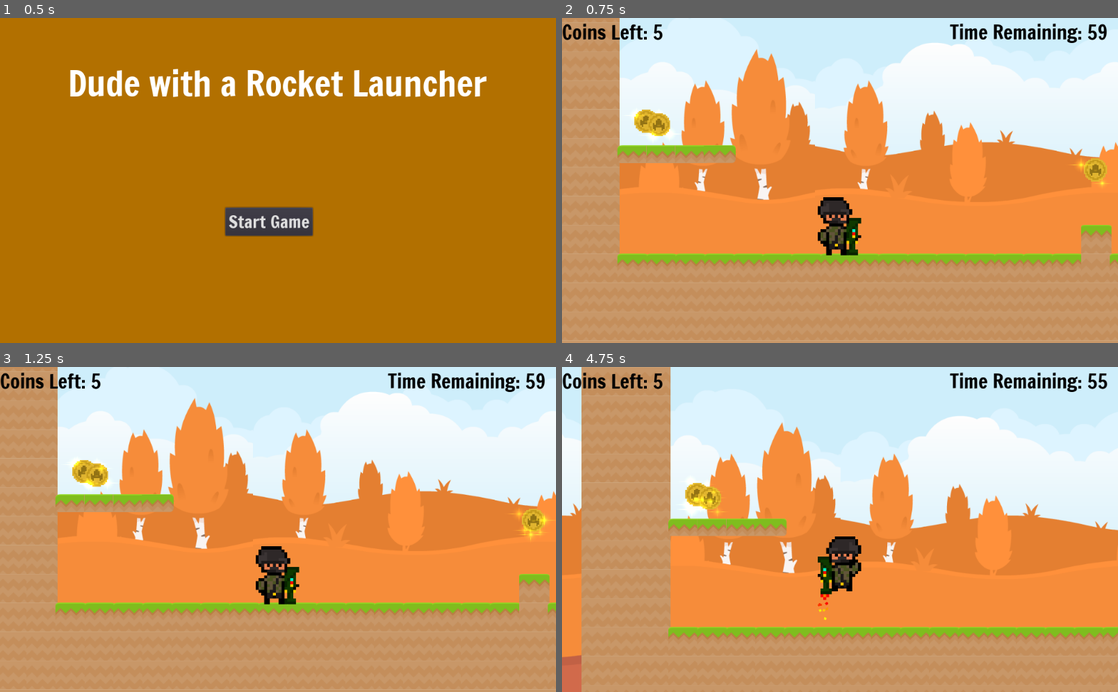
Above: before the commit, frames 1-4 (two rows, left to right).
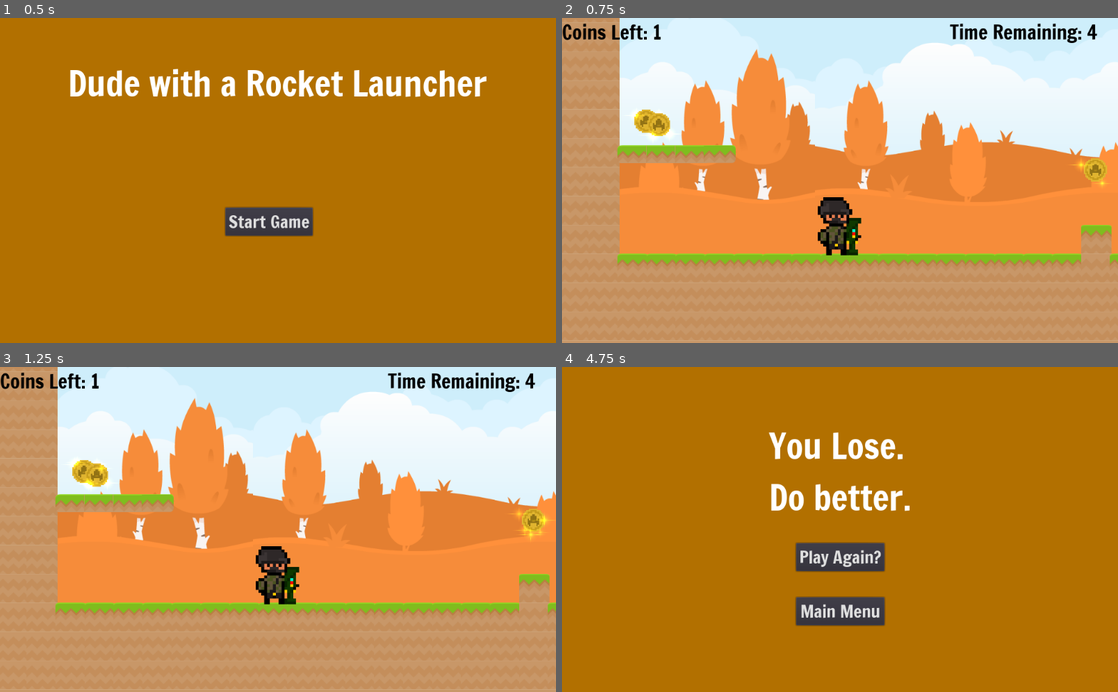
Above: after the commit, the same moments.

Repository: bsu-cs315/P2-ncbarber
Game: Godot game, scene res://src/Title.tscn
The game is run twice, just before and just after one commit, with the same random seed, the same clock (stepped at 60 frames per second) and the same inputs.
Inputs:
- Up to frame 1 (0.5 s): no input
- Up to frame 2 (0.75 s): click "Start Game" at 0.5 s
- Up to frame 3 (1.25 s): no input
- Up to frame 4 (4.75 s): hold Space (rocket_launch) 1.28-2.03 s; hold D (right) 1.28-2.78 s; tap W (jump) at 1.52, 2.27, 3.77, 4.52 s; tap Space (rocket_launch) at 2.1, 3.6 s; hold Space (rocket_launch) 2.78-3.53 s; hold Left (left) from 2.78 s (still down); hold Space (rocket_launch) from 4.28 s (still down)

Frame 1 is identical in both runs. In frame 2, 0.2% of the frame differs, in the area x 16-98%, y 1-7%; in frame 3, 0.2%; in frame 4, 100%, in the area x 0-100%, y 0-100%.

Commit message:
Game Over Screens Added

Diff:
--- /dev/null
+++ b/project/src/GameOver.gd
@@ -0,0 +1,9 @@
+extends Control
+
+
+func _on_StartGame_pressed():
+	var _ignored := get_tree().change_scene("res://src/Level.tscn")
+
+
+func _on_MainMenu_pressed():
+	var _ignored := get_tree().change_scene("res://src/Title.tscn")
--- /dev/null
+++ b/project/src/GameOver.tscn
@@ -0,0 +1,100 @@
+[gd_scene load_steps=6 format=2]
+
+[ext_resource path="res://assets/fonts/FrancoisOne-Regular.ttf" type="DynamicFontData" id=1]
+[ext_resource path="res://src/GameOver.gd" type="Script" id=2]
+
+[sub_resource type="DynamicFont" id=1]
+size = 32
+font_data = ExtResource( 1 )
+
+[sub_resource type="GDScript" id=3]
+script/source = "extends Button
+
+
+# Declare member variables here. Examples:
+# var a = 2
+# var b = \"text\"
+
+
+# Called when the node enters the scene tree for the first time.
+func _ready():
+	pass # Replace with function body.
+
+
+# Called every frame. 'delta' is the elapsed time since the previous frame.
+#func _process(delta):
+#	pass
+"
+
+[sub_resource type="DynamicFont" id=2]
+size = 64
+font_data = ExtResource( 1 )
+
+[node name="GameOver" type="Control"]
+anchor_right = 1.0
+anchor_bottom = 1.0
+script = ExtResource( 2 )
+__meta__ = {
+"_edit_use_anchors_": false
+}
+
+[node name="Background" type="ColorRect" parent="."]
+anchor_left = -0.0078125
+anchor_top = -0.015
+anchor_right = 1.01367
+anchor_bottom = 1.035
+color = Color( 0.701961, 0.443137, 0, 1 )
+__meta__ = {
+"_edit_use_anchors_": true
+}
+
+[node name="StartGame" type="Button" parent="."]
+anchor_left = 0.5
+anchor_top = 0.5
+anchor_right = 0.5
+anchor_bottom = 0.5
+margin_left = -81.5
+margin_top = 25.0
+margin_right = 81.5
+margin_bottom = 77.0
+custom_fonts/font = SubResource( 1 )
+text = "Play Again?"
+script = SubResource( 3 )
+__meta__ = {
+"_edit_use_anchors_": false
+}
+
+[node name="MainMenu" type="Button" parent="."]
+anchor_left = 0.5
+anchor_top = 0.5
+anchor_right = 0.5
+anchor_bottom = 0.5
+margin_left = -81.5
+margin_top = 125.0
+margin_right = 81.5
+margin_bottom = 177.0
+custom_fonts/font = SubResource( 1 )
+text = "Main Menu"
+script = SubResource( 3 )
+__meta__ = {
+"_edit_use_anchors_": false
+}
+
+[node name="GameOverLabel" type="Label" parent="."]
+anchor_left = 0.5
+anchor_top = 0.5
+anchor_right = 0.5
+anchor_bottom = 0.5
+margin_left = -131.0
+margin_top = -200.0
+margin_right = 131.0
+margin_bottom = -13.0
+custom_fonts/font = SubResource( 2 )
+text = "You Lose.
+Do better."
+__meta__ = {
+"_edit_use_anchors_": false
+}
+
+[connection signal="pressed" from="StartGame" to="." method="_on_StartGame_pressed"]
+[connection signal="pressed" from="MainMenu" to="." method="_on_MainMenu_pressed"]
--- a/project/src/HUD.tscn
+++ b/project/src/HUD.tscn
@@ -35,6 +35,6 @@
 }
 
 [node name="Timer" type="Timer" parent="."]
-wait_time = 60.0
+wait_time = 5.0
 one_shot = true
 autostart = true
--- a/project/src/Level.gd
+++ b/project/src/Level.gd
@@ -1,7 +1,8 @@
 extends Node2D
 
+
 var character : KinematicBody2D
-var score := 5
+var score := 1
 var timer := 0
 var running := true
 
@@ -40,11 +41,12 @@
 	$HUD/TimeRemaining.text = "Time Remaining: %d" % timer
 
 	if score == 0:
-		# Run Game Over Screen
-		score = 0
-	if timer == 0:
-		# Run You lose
-		timer = 0
+		# Run Game Over Screen With Win
+		var _game_over := get_tree().change_scene("res://src/Winner.tscn")
+
+	elif timer == 0:
+		var _game_over := get_tree().change_scene("res://src/GameOver.tscn")
+
 	if Input.is_action_pressed("restart"):
 		restart_level()
 
@@ -66,7 +68,6 @@
 	if body == character:
 		coin.queue_free()
 		score -= 1
-		#print("Score: ", score)
 
 
 func restart_level():
--- a/project/src/Level.tscn
+++ b/project/src/Level.tscn
@@ -1,11 +1,10 @@
-[gd_scene load_steps=17 format=2]
+[gd_scene load_steps=16 format=2]
 
 [ext_resource path="res://assets/Sprites/backgroundColorFall.png" type="Texture" id=1]
 [ext_resource path="res://assets/Sprites/tiles.png" type="Texture" id=2]
 [ext_resource path="res://src/HUD.tscn" type="PackedScene" id=3]
 [ext_resource path="res://src/Level.gd" type="Script" id=4]
 [ext_resource path="res://assets/Sprites/backgroundEmpty.png" type="Texture" id=5]
-[ext_resource path="res://src/Coin.tscn" type="PackedScene" id=6]
 
 [sub_resource type="ConvexPolygonShape2D" id=1]
 points = PoolVector2Array( 1, 3.375, 66, 3.375, 68, 69, 0, 69 )
@@ -253,5 +252,4 @@
 
 [node name="HUD" parent="." instance=ExtResource( 3 )]
 
-[node name="Coin" parent="." instance=ExtResource( 6 )]
-position = Vector2( 3313.83, -493.38 )
+[connection signal="Win" from="." to="." method="_on_Level_Win"]
--- a/project/src/Title.tscn
+++ b/project/src/Title.tscn
@@ -38,6 +38,9 @@
 margin_bottom = 402.0
 custom_fonts/font = SubResource( 1 )
 text = "Start Game"
+__meta__ = {
+"_edit_use_anchors_": false
+}
 
 [node name="Label" type="Label" parent="."]
 anchor_left = 0.5
--- /dev/null
+++ b/project/src/Winner.gd
@@ -0,0 +1,9 @@
+extends Control
+
+
+func _on_MainMenu_pressed():
+	var _ignored := get_tree().change_scene("res://src/Title.tscn")
+
+
+func _on_StartGame_pressed():
+	var _ignored := get_tree().change_scene("res://src/Level.tscn")
--- /dev/null
+++ b/project/src/Winner.tscn
@@ -0,0 +1,123 @@
+[gd_scene load_steps=8 format=2]
+
+[ext_resource path="res://assets/fonts/FrancoisOne-Regular.ttf" type="DynamicFontData" id=1]
+[ext_resource path="res://src/Winner.gd" type="Script" id=2]
+
+[sub_resource type="DynamicFont" id=1]
+size = 32
+font_data = ExtResource( 1 )
+
+[sub_resource type="GDScript" id=2]
+script/source = "extends Button
+
+
+# Declare member variables here. Examples:
+# var a = 2
+# var b = \"text\"
+
+
+# Called when the node enters the scene tree for the first time.
+func _ready():
+	pass # Replace with function body.
+
+
+# Called every frame. 'delta' is the elapsed time since the previous frame.
+#func _process(delta):
+#	pass
+"
+
+[sub_resource type="DynamicFont" id=3]
+size = 32
+font_data = ExtResource( 1 )
+
+[sub_resource type="GDScript" id=4]
+script/source = "extends Button
+
+
+# Declare member variables here. Examples:
+# var a = 2
+# var b = \"text\"
+
+
+# Called when the node enters the scene tree for the first time.
+func _ready():
+	pass # Replace with function body.
+
+
+# Called every frame. 'delta' is the elapsed time since the previous frame.
+#func _process(delta):
+#	pass
+"
+
+[sub_resource type="DynamicFont" id=5]
+size = 64
+font_data = ExtResource( 1 )
+
+[node name="Winner" type="Control"]
+anchor_right = 1.0
+anchor_bottom = 1.0
+rect_pivot_offset = Vector2( -1762.23, -727.775 )
+script = ExtResource( 2 )
+__meta__ = {
+"_edit_use_anchors_": false
+}
+
+[node name="Background" type="ColorRect" parent="."]
+anchor_left = -0.0078125
+anchor_top = -0.015
+anchor_right = 1.01367
+anchor_bottom = 1.035
+color = Color( 0.701961, 0.443137, 0, 1 )
+__meta__ = {
+"_edit_use_anchors_": true
+}
+
+[node name="StartGame" type="Button" parent="."]
+anchor_left = 0.5
+anchor_top = 0.5
+anchor_right = 0.5
+anchor_bottom = 0.5
+margin_left = -81.5
+margin_top = 25.0
+margin_right = 81.5
+margin_bottom = 77.0
+custom_fonts/font = SubResource( 1 )
+text = "Play Again?"
+script = SubResource( 2 )
+__meta__ = {
+"_edit_use_anchors_": false
+}
+
+[node name="MainMenu" type="Button" parent="."]
+anchor_left = 0.5
+anchor_top = 0.5
+anchor_right = 0.5
+anchor_bottom = 0.5
+margin_left = -81.5
+margin_top = 125.0
+margin_right = 81.5
+margin_bottom = 177.0
+custom_fonts/font = SubResource( 3 )
+text = "Main Menu"
+script = SubResource( 4 )
+__meta__ = {
+"_edit_use_anchors_": false
+}
+
+[node name="GameOverLabel" type="Label" parent="."]
+anchor_left = 0.5
+anchor_top = 0.5
+anchor_right = 0.5
+anchor_bottom = 0.5
+margin_left = -116.5
+margin_top = -100.0
+margin_right = 116.5
+margin_bottom = -8.0
+custom_fonts/font = SubResource( 5 )
+text = "You Win!"
+__meta__ = {
+"_edit_use_anchors_": false
+}
+
+[connection signal="pressed" from="StartGame" to="." method="_on_StartGame_pressed"]
+[connection signal="pressed" from="MainMenu" to="." method="_on_MainMenu_pressed"]
Not shown, changed: README.md
